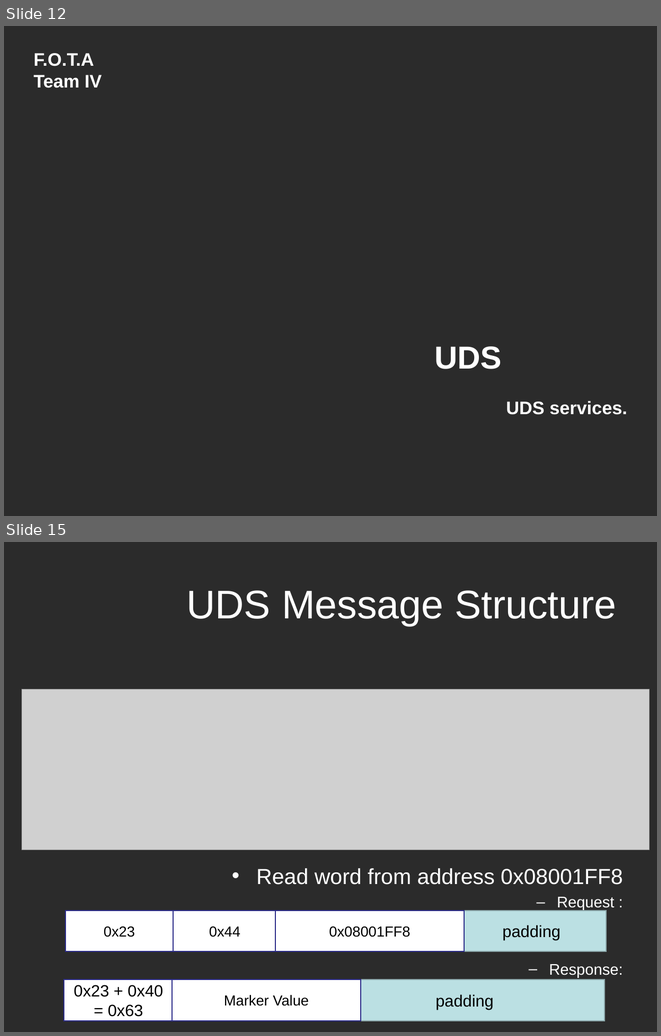
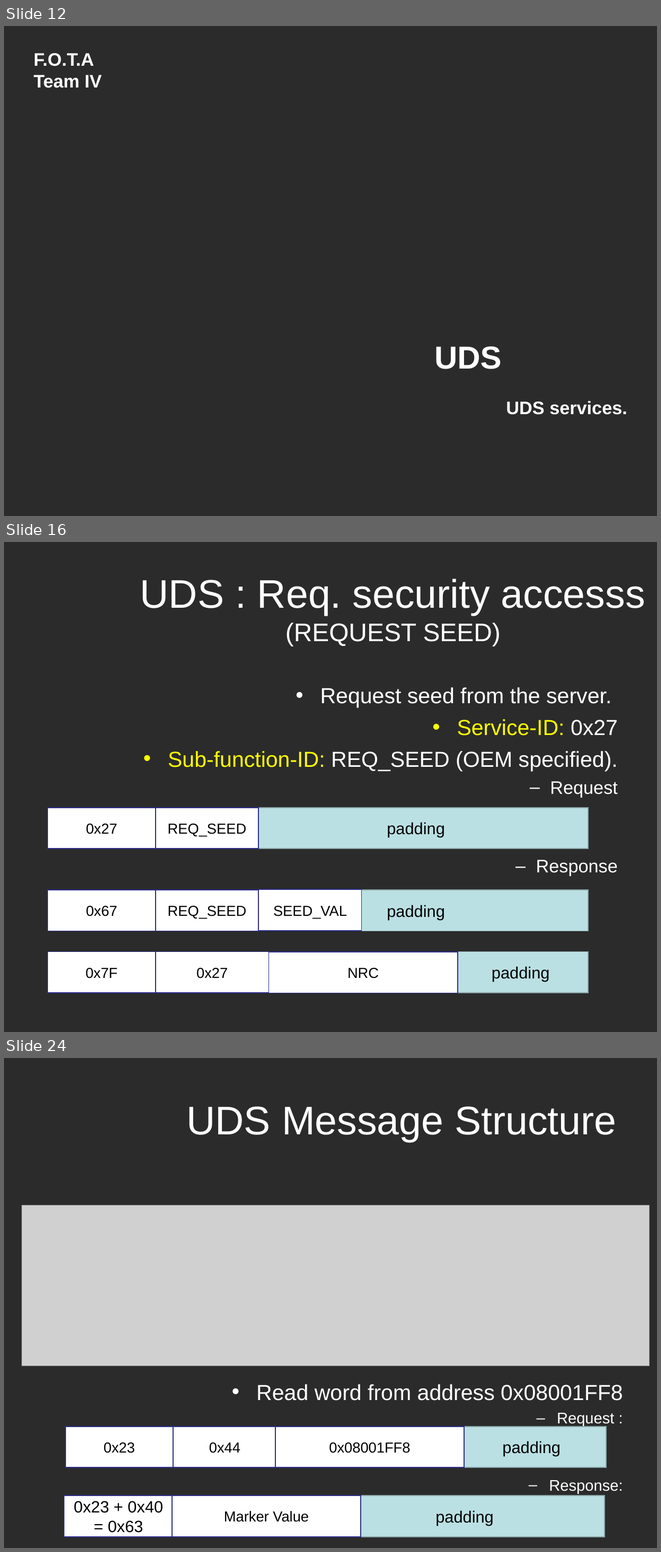
Before and after one commit to Marcelle-Samir/Firmware_Over_The_Air, a slide deck: project Documentation/Second week/Search-UDS.ppt. Shown one above the other, each under a label of ours: slides 12 and 15 before the commit, slides 12, 16 and 24 after it; the slides between them are not shown. The pictures are 661x1036 and 661x1552 pixels, drawn with LibreOffice and Linux fonts; fonts in the diff are those of the drawing; grey boxes stand for pictures; background and template pictures are left out; a plain dark background stands for a picture behind light text. Boxes give left, top, right and bottom in pixels: in the first picture for what was removed or moved away, otherwise in the second. Text is boxed around its words. In the diff, an @@ line names an element or a change of style, - is before the commit and + after.

```diff
--- a/project Documentation/Second week/Search-UDS.ppt
+++ b/project Documentation/Second week/Search-UDS.ppt
@@ slide 16 added at box(4, 542, 657, 1032), background picture (left out) @@
@@ title added at box(140, 579, 645, 646), 44 pt, text #FFFFFF @@
+UDS : Req. security accesss
+(REQUEST SEED)
@@ text added at box(168, 687, 618, 876), 24 pt, text #FFFFFF @@
+• Request seed from the server.
+• Service-ID: 0x27
+• Sub-function-ID: REQ_SEED (OEM specified).
+  – Request
+  – Response
@@ rectangle added at box(48, 807, 589, 848), fill #BBE0E3, outline #89A4A7 0.99 pt, 18 pt, text #000000 @@
+padding
@@ rectangle added at box(48, 807, 156, 848), fill #FFFFFF, outline #2D2D8A 0.99 pt, 16 pt, text #000000 @@
+0x27
@@ rectangle added at box(156, 807, 258, 848), fill #FFFFFF, outline #2D2D8A 0.99 pt, 16 pt, text #000000 @@
+REQ_SEED
@@ group added at box(48, 889, 589, 931): 4 rectangles @@
+padding
+0x67
+REQ_SEED
+SEED_VAL
@@ group added at box(48, 951, 589, 992): 4 rectangles @@
+padding
+0x7F
+0x27
+NRC
@@ what was slide 15 is now slide 24 @@
```
Also in this commit, not shown: 4 slides changed, 8 other slides added, 1 other file.
